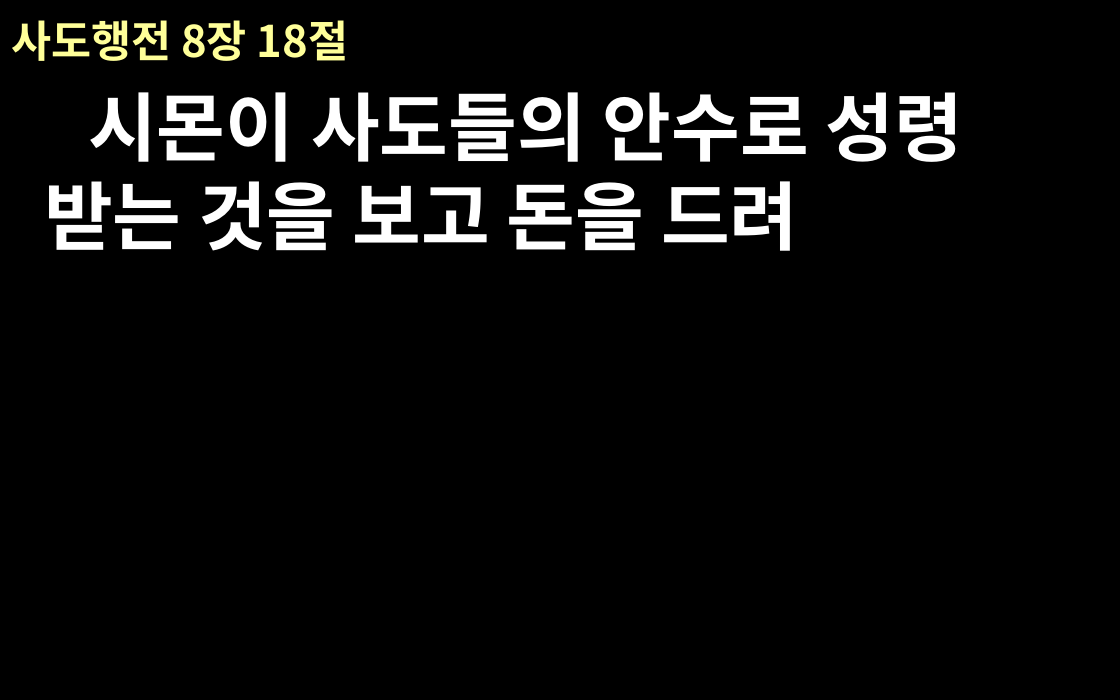
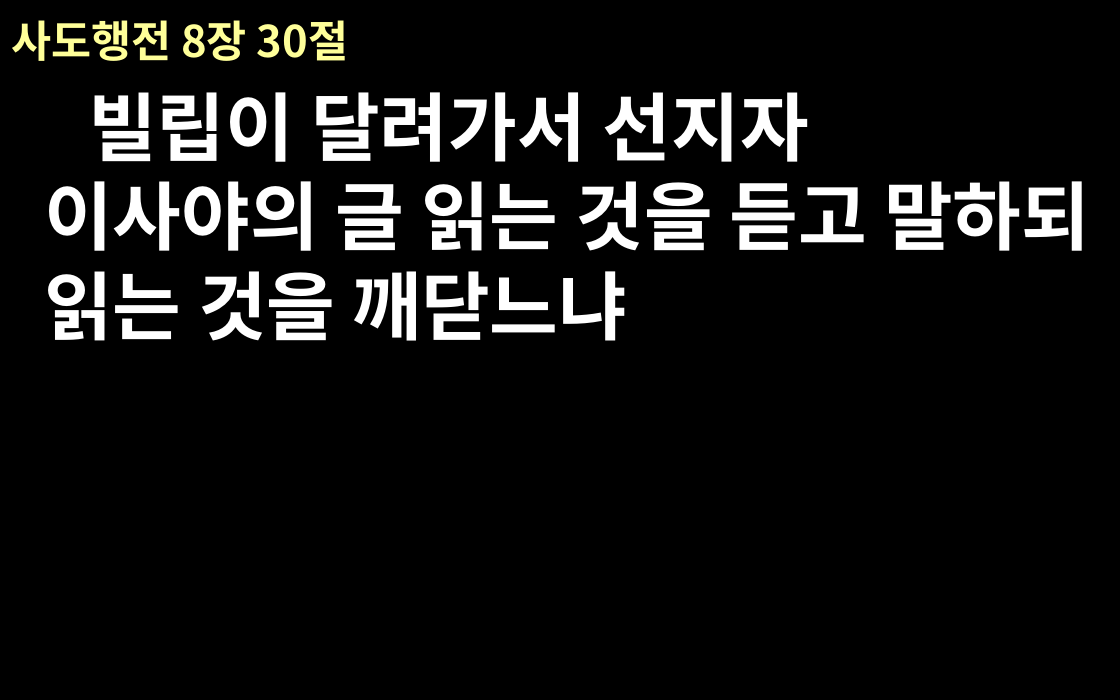
Before and after one commit to euskate/bible_ppt_class, a slide deck: slide 5 of new-file-name.pptx (slide 10 before the commit). Drawn at 1120x700 pixels with LibreOffice and Linux fonts; fonts in the diff are those of the drawing. Boxes give left, top, right and bottom in pixels: in the first picture for what was removed or moved away, otherwise in the second. Text is boxed around its words. In the diff, an @@ line names an element or a change of style, - is before the commit and + after.

```diff
--- a/new-file-name.pptx
+++ b/new-file-name.pptx
@@ title at (11, 20, 348, 61): text changed @@
-사도행전 8장 18절
+사도행전 8장 30절
@@ text at (44, 92, 1090, 341): text changed @@
-시몬이 사도들의 안수로 성령 받는 것을 보고 돈을 드려
+빌립이 달려가서 선지자 이사야의 글 읽는 것을 듣고 말하되 읽는 것을 깨닫느냐
```
Also in this commit, not shown: 18 other slides changed, 2 slides added, 1 slide removed, 3 other files.
